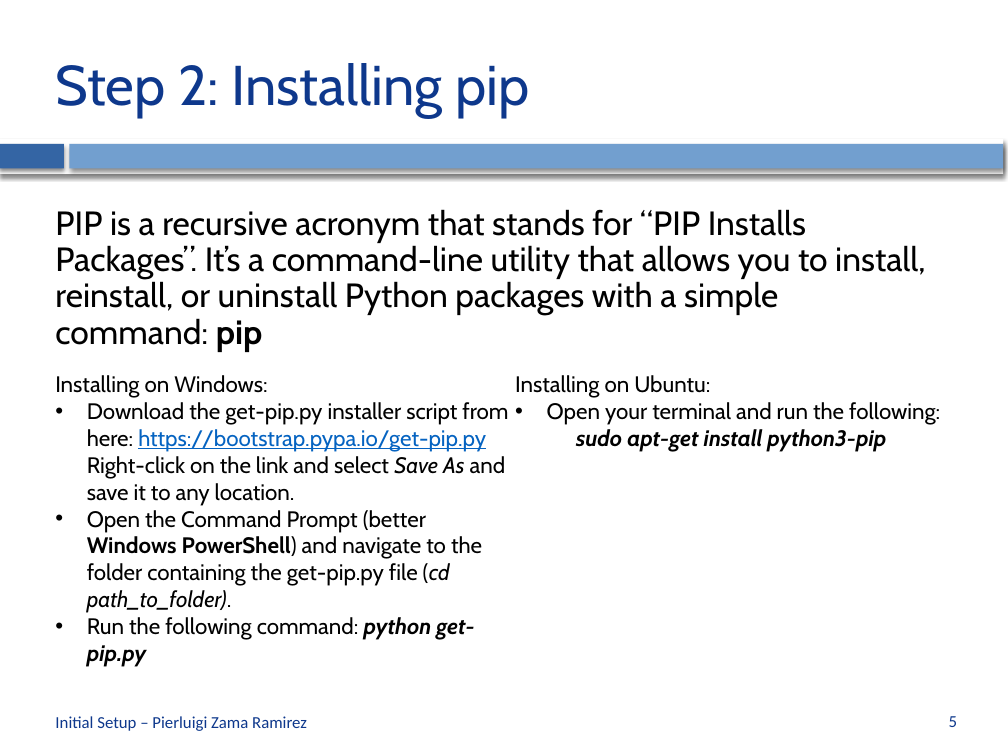
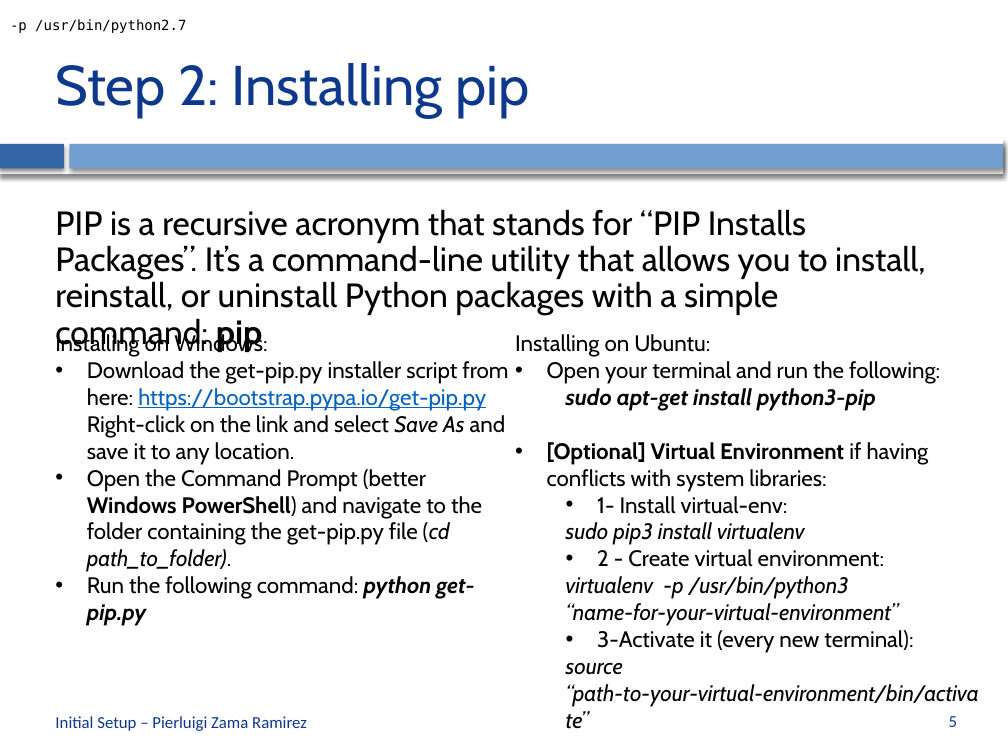
Before and after one commit to CVLAB-Unibo/ComputerVisionImageProcessing-LabSessions, a slide deck: slide 5 of LabSession0 - Initial Setup.pptx. Drawn at 1008x756 pixels with LibreOffice and Linux fonts; fonts in the diff are those of the drawing; background and template pictures are left out. Boxes give left, top, right and bottom in pixels: in the first picture for what was removed or moved away, otherwise in the second. Text is boxed around its words. In the diff, an @@ line names an element or a change of style, - is before the commit and + after.

Commit message:
final slides

```diff
--- a/LabSession0 - Initial Setup.pptx
+++ b/LabSession0 - Initial Setup.pptx
@@ text added at [10,19,186,33], 10 pt, text #000000 @@
+-p /usr/bin/python2.7
@@ text "Installing on Windows:": place and size @@
-text "Installing on Windows:" at [55,375,508,667]
+text "Installing on Windows:" at [55,332,508,626]
@@ text "Installing on Ubuntu:": place and size @@
-text "Installing on Ubuntu:" at [515,375,940,452]
+text "Installing on Ubuntu:" at [515,334,979,707]
@@ text at [566,388,876,411]: alignment centre to left; list level 1 to 2 in "sudo apt-get install python3-pip" @@
@@ text at [547,442,979,707]: paragraphs added @@
+• [Optional] Virtual Environment if having conflicts with system libraries:
+  • 1- Install virtual-env:
+  sudo pip3 install virtualenv
+  • 2 - Create virtual environment:
+  virtualenv -p /usr/bin/python3
+  “name-for-your-virtual-environment”
+  • 3-Activate it (every new terminal):
+  source “path-to-your-virtual-environment/bin/activate”
```
Also in this commit, not shown: 1 other file.
